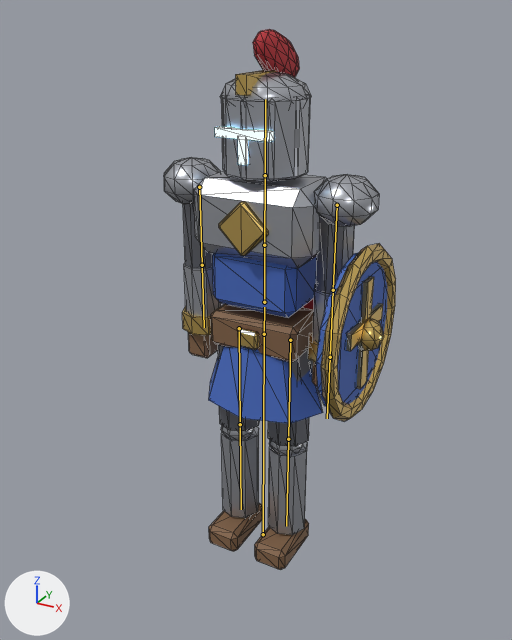
The glTF model game/assets/hero.glb: old version first, new version second.
Camera for both pictures: a 50 mm camera at (1.14, -2.15, 2.07) aimed at (-0.01, -0.05, 1.03). Arrows for +X, +Y and +Z are at lower left; the lights stay in place. The first picture is the older version. The bones that change, and the others that lie on the model, are drawn over the model as lines. Mesh edges are drawn as thin lines.

Names of what the first picture shows: 'Hero'.
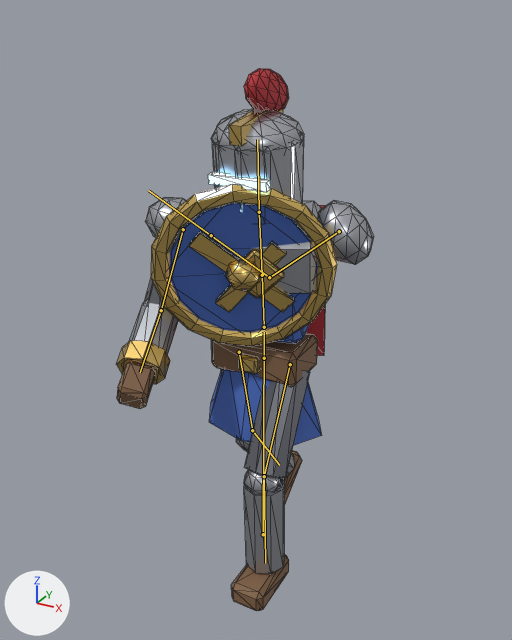
The newer file adds an action. The first version stands in its rest pose; the second is drawn at frame 10 of the action 'BlockHit'.

Location of each change, [x1, y1, x2, y2] in pixels of the pictures (512 x 640 px):
'Hero', posed (11% wider)
    before: [164, 29, 396, 570]
    after: [116, 69, 373, 611]
bone 'hips', root to tip
    before: (264, 334) to (264, 307)
    after: (264, 358) to (264, 332)
bone 'spine', root to tip
    before: (264, 302) to (264, 245)
    after: (264, 327) to (262, 275)
bone 'chest', root to tip
    before: (264, 245) to (265, 175)
    after: (262, 275) to (259, 212)
bone 'head', root to tip
    before: (265, 175) to (265, 99)
    after: (259, 212) to (257, 139)
bone 'upperarm_L', root to tip
    before: (337, 205) to (333, 290)
    after: (339, 231) to (269, 277)
bone 'forearm_L', root to tip
    before: (333, 290) to (330, 357)
    after: (269, 277) to (211, 235)
bone 'upperarm_R', root to tip
    before: (199, 187) to (202, 265)
    after: (183, 229) to (161, 310)
bone 'forearm_R', root to tip
    before: (202, 265) to (204, 327)
    after: (161, 310) to (140, 372)
bone 'thigh_L', root to tip
    before: (290, 340) to (288, 439)
    after: (290, 364) to (264, 476)
bone 'shin_L', root to tip
    before: (288, 439) to (286, 526)
    after: (264, 476) to (265, 563)
bone 'thigh_R', root to tip
    before: (239, 328) to (240, 424)
    after: (239, 352) to (252, 430)
bone 'shin_R', root to tip
    before: (240, 424) to (241, 509)
    after: (252, 430) to (279, 465)

The change, as a diff of the scene's bpy script:
```diff
--- a/game/assets/hero.glb.py
+++ b/game/assets/hero.glb.py
@@ bone_hips @@
 bone_hips = bpy.data.objects['Hero_rig'].pose.bones['hips']  # child of 'root'
-bone_hips.location = (0.0, 0.0, 0.0)
+bone_hips.location = (0.0, -0.1, 0.0)
@@ bone_spine @@
 bone_spine = bpy.data.objects['Hero_rig'].pose.bones['spine']  # child of 'hips'
-bone_spine.rotation_quaternion = (1.0, 0.0, 0.0, 0.0)  # degrees (0, 0, 0)
+bone_spine.rotation_quaternion = (0.992, 0.069, 0.104, -0.007)  # degrees (8, 12, 0)
@@ bone_chest @@
 bone_chest = bpy.data.objects['Hero_rig'].pose.bones['chest']  # child of 'spine'
-bone_chest.rotation_quaternion = (1.0, 0.0, 0.0, 0.0)  # degrees (0, 0, 0)
+bone_chest.rotation_quaternion = (0.996, 0.035, 0.087, -0.003)  # degrees (4, 10, 0)
@@ bone_head @@
 bone_head = bpy.data.objects['Hero_rig'].pose.bones['head']  # child of 'chest'
-bone_head.rotation_quaternion = (1.0, 0.0, 0.0, 0.0)  # degrees (0, 0, 0)
+bone_head.rotation_quaternion = (0.987, -0.034, -0.156, -0.005)  # degrees (-4, -18, 0)
@@ bone_upperarm_l @@
 bone_upperarm_l = bpy.data.objects['Hero_rig'].pose.bones['upperarm_L']  # child of 'chest'
-bone_upperarm_l.rotation_quaternion = (1.0, 0.0, 0.0, 0.0)  # degrees (0, 0, 0)
+bone_upperarm_l.rotation_quaternion = (0.655, -0.338, 0.604, 0.303)  # degrees (-62, 85, -8)
@@ bone_forearm_l @@
 bone_forearm_l = bpy.data.objects['Hero_rig'].pose.bones['forearm_L']  # child of 'upperarm_L'
-bone_forearm_l.rotation_quaternion = (1.0, 0.0, 0.0, 0.0)  # degrees (0, 0, 0)
+bone_forearm_l.rotation_quaternion = (0.777, -0.629, 0.0, 0.0)  # degrees (-78, 0, 0)
@@ bone_upperarm_r @@
 bone_upperarm_r = bpy.data.objects['Hero_rig'].pose.bones['upperarm_R']  # child of 'chest'
-bone_upperarm_r.rotation_quaternion = (1.0, 0.0, 0.0, 0.0)  # degrees (0, 0, 0)
+bone_upperarm_r.rotation_quaternion = (0.964, -0.214, -0.034, 0.153)  # degrees (-25, 0, 18)
@@ bone_forearm_r @@
 bone_forearm_r = bpy.data.objects['Hero_rig'].pose.bones['forearm_R']  # child of 'upperarm_R'
-bone_forearm_r.rotation_quaternion = (1.0, 0.0, 0.0, 0.0)  # degrees (0, 0, 0)
+bone_forearm_r.rotation_quaternion = (0.924, -0.383, 0.0, 0.0)  # degrees (-45, 0, 0)
@@ bone_thigh_l @@
 bone_thigh_l = bpy.data.objects['Hero_rig'].pose.bones['thigh_L']  # child of 'hips'
-bone_thigh_l.rotation_quaternion = (1.0, 0.0, 0.0, 0.0)  # degrees (0, 0, 0)
+bone_thigh_l.rotation_quaternion = (0.97, -0.242, 0.0, 0.0)  # degrees (-28, 0, 0)
@@ bone_shin_l @@
 bone_shin_l = bpy.data.objects['Hero_rig'].pose.bones['shin_L']  # child of 'thigh_L'
-bone_shin_l.rotation_quaternion = (1.0, 0.0, 0.0, 0.0)  # degrees (0, 0, 0)
+bone_shin_l.rotation_quaternion = (0.966, 0.259, 0.0, 0.0)  # degrees (30, 0, 0)
@@ bone_thigh_r @@
 bone_thigh_r = bpy.data.objects['Hero_rig'].pose.bones['thigh_R']  # child of 'hips'
-bone_thigh_r.rotation_quaternion = (1.0, 0.0, 0.0, 0.0)  # degrees (0, 0, 0)
+bone_thigh_r.rotation_quaternion = (-0.993, -0.122, 0.0, 0.0)  # degrees (14, 0, 0)
@@ bone_shin_r @@
 bone_shin_r = bpy.data.objects['Hero_rig'].pose.bones['shin_R']  # child of 'thigh_R'
-bone_shin_r.rotation_quaternion = (1.0, 0.0, 0.0, 0.0)  # degrees (0, 0, 0)
+bone_shin_r.rotation_quaternion = (0.978, 0.208, 0.0, 0.0)  # degrees (24, 0, 0)
```
